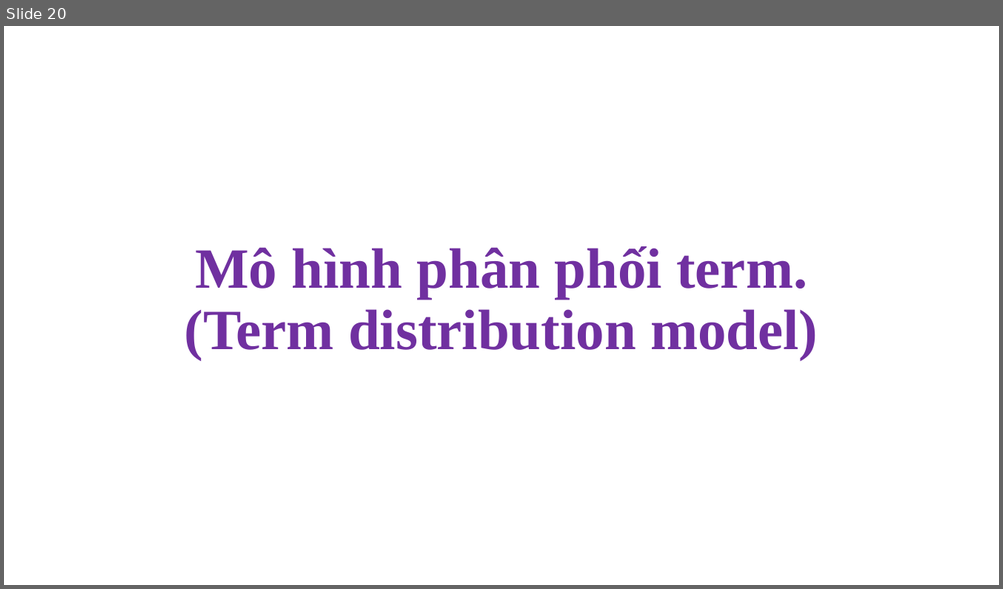
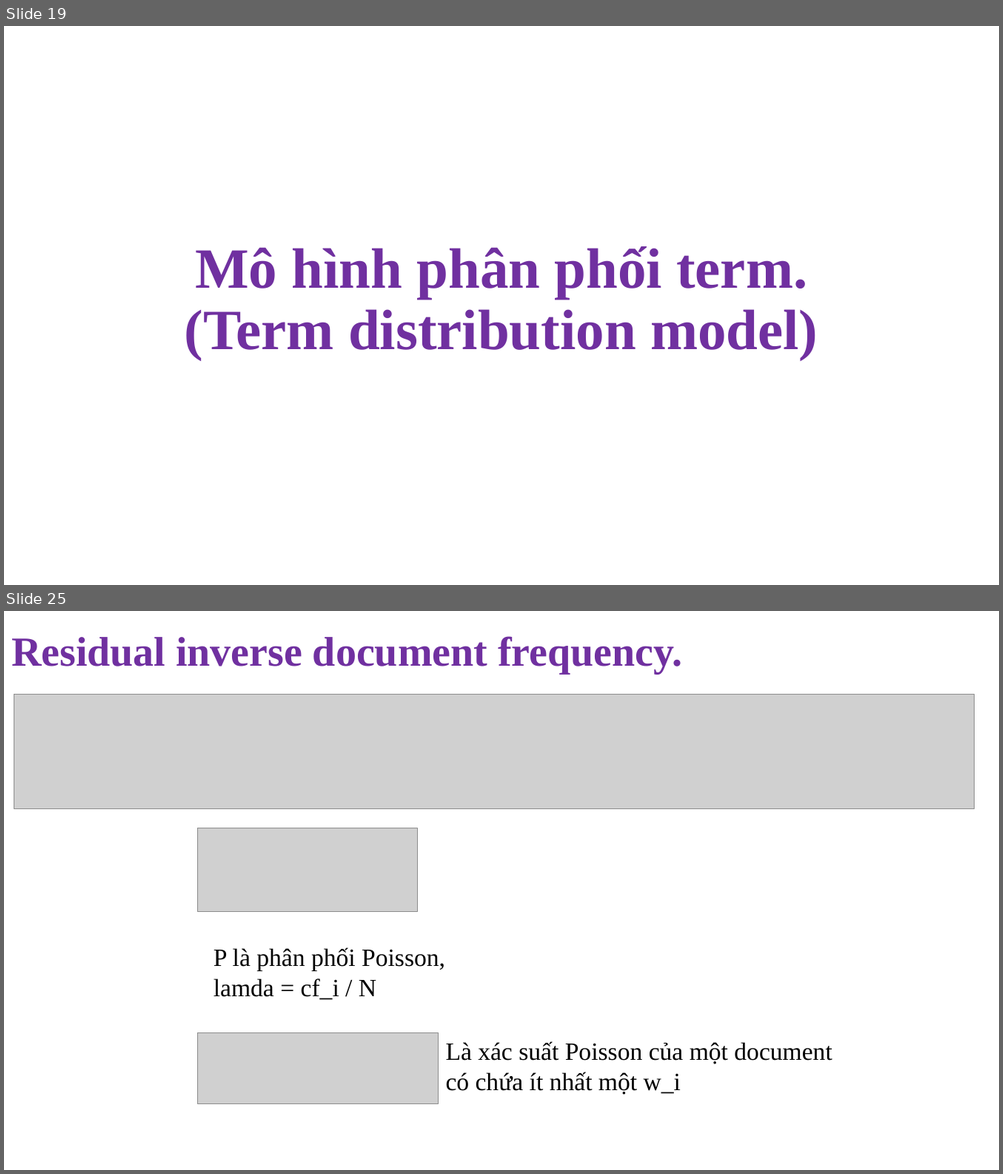
Before and after one commit to NghiLamPhuc/NLP., a slide deck: IR/Presentation1.pptx. Shown one above the other, each under a label of ours: slide 20 before the commit, slides 19 and 25 after it; the slides between them are not shown. The pictures are 1003x589 and 1003x1174 pixels, drawn with LibreOffice and Linux fonts; fonts in the diff are those of the drawing; grey boxes stand for pictures. Boxes give left, top, right and bottom in pixels: in the first picture for what was removed or moved away, otherwise in the second. Text is boxed around its words. In the diff, an @@ line names an element or a change of style, - is before the commit and + after.

```diff
--- a/IR/Presentation1.pptx
+++ b/IR/Presentation1.pptx
@@ slide 25 added at (4,611,999,1170), background #FFFFFF @@
@@ text added at (11,636,682,673), 40 pt, text #7030A0, bold @@
+Residual inverse document frequency.
@@ picture added at (14,694,974,809) @@
@@ picture added at (197,829,418,911) @@
@@ text added at (213,948,445,1000), 24 pt, text #000000 @@
+P là phân phối Poisson, lamda = cf_i / N
@@ picture added at (197,1034,438,1104) @@
@@ text added at (446,1042,831,1095), 24 pt, text #000000 @@
+Là xác suất Poisson của một document có chứa ít nhất một w_i
@@ what was slide 20 is now slide 19 @@
```
Also in this commit, not shown: 3 slides changed, 10 other slides added, 1 slide removed, 19 other files.
